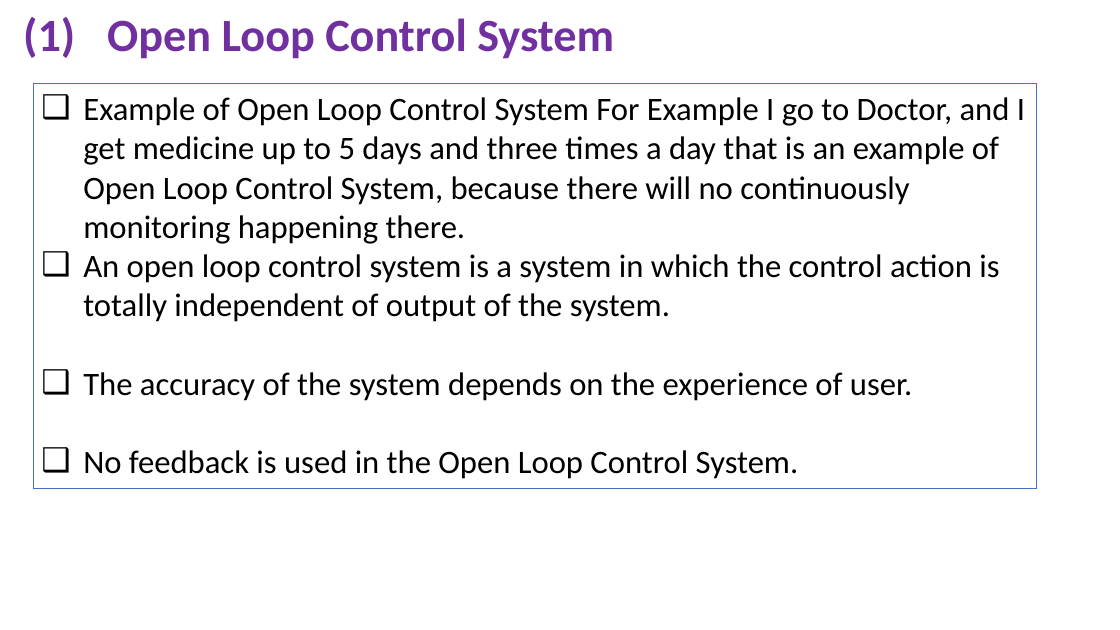
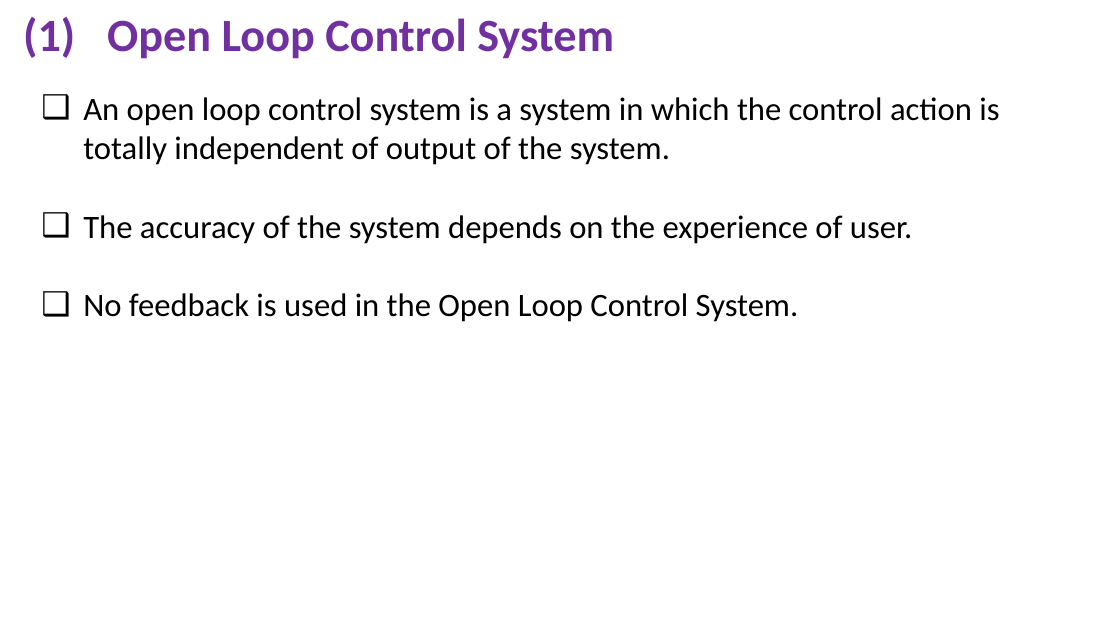
Before and after one commit to niaz1971/ME_ADVANCE_CONTROL_ELECTRICAL_2023, a slide deck: slide 9 of 2_3_LECTURE_OPEN_LOOP.pptx (slide 11 before the commit). Drawn at 1120x630 pixels with LibreOffice and Linux fonts; fonts in the diff are those of the drawing. Boxes give left, top, right and bottom in pixels: in the first picture for what was removed or moved away, otherwise in the second. Text is boxed around its words. In the diff, an @@ line names an element or a change of style, - is before the commit and + after.

```diff
--- a/2_3_LECTURE_OPEN_LOOP.pptx
+++ b/2_3_LECTURE_OPEN_LOOP.pptx
@@ text "An open loop control system ...": place and size @@
-text "An open loop control system ..." at [33,84,1036,488]
+text "An open loop control system ..." at [83,97,999,322]
@@ text "An open loop control system ..." at [83,97,999,322]: outline #4472C4 0.75 pt to none @@
@@ text at [83,97,1025,244]: paragraph removed @@
-❑ Example of Open Loop Control System For Example I go to Doctor, and I get medicine up to 5 days and three times a day that is an example of Open Loop Control System, because there will no continuously monitoring happening there.
```
Also in this commit, not shown: 2 slides removed, 1 other file.
